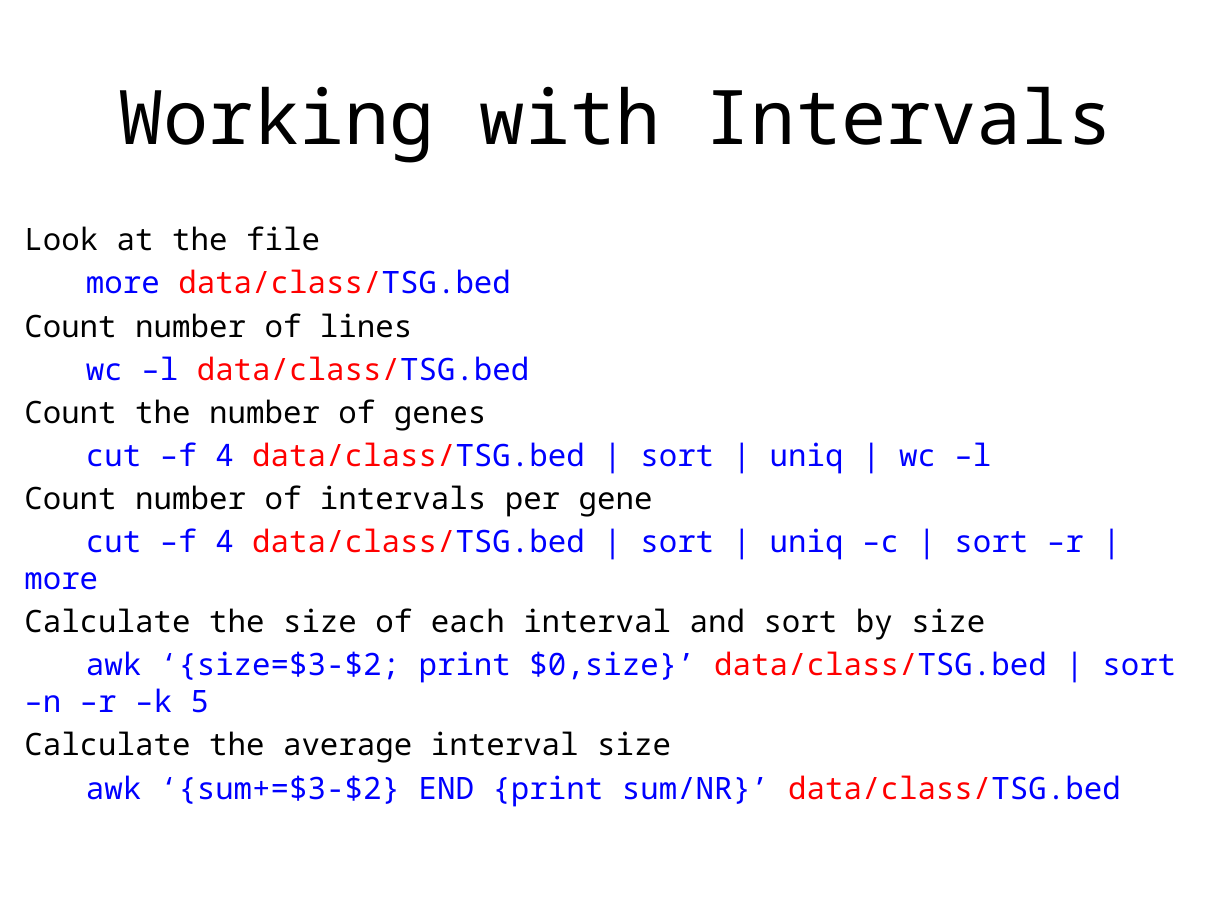
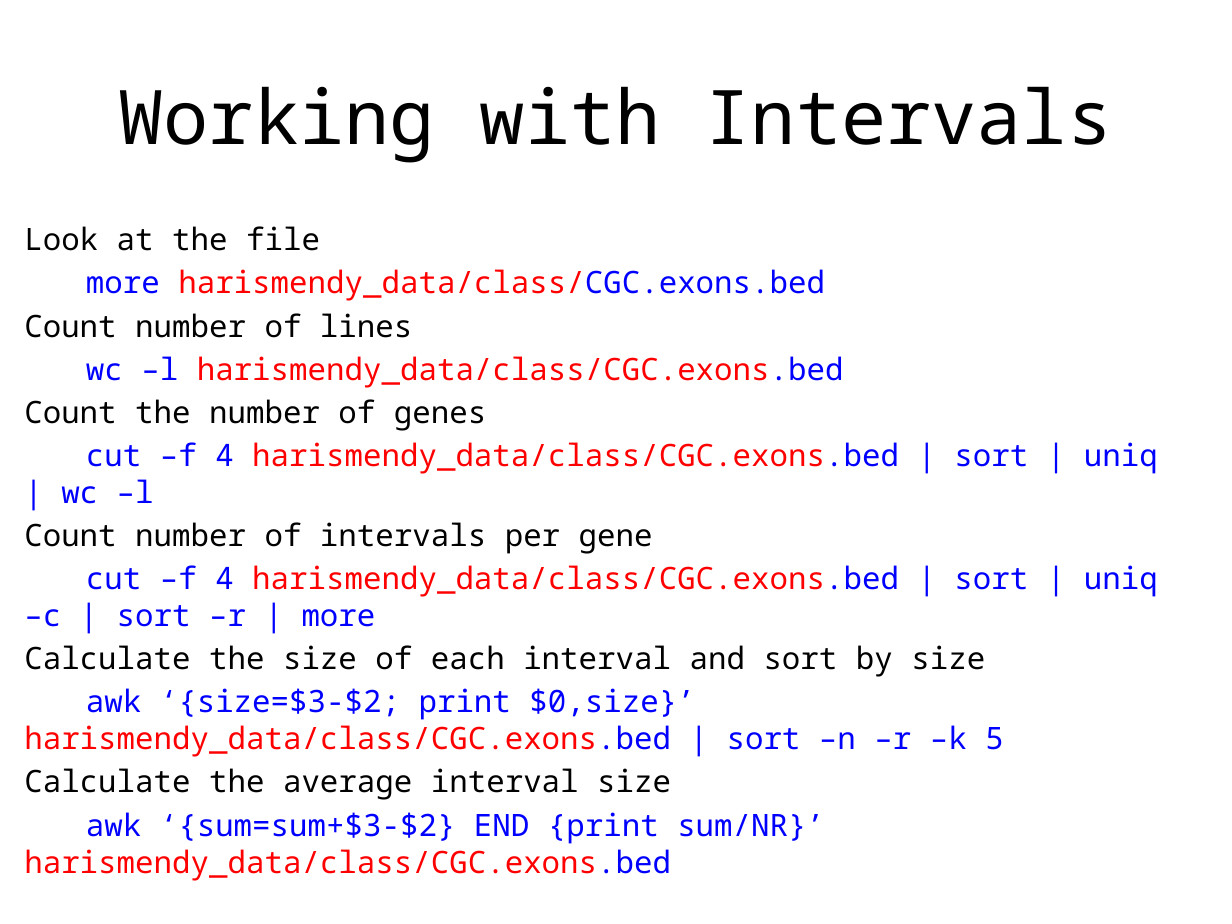
Before and after one commit to biom262/biom262-2016, a slide deck: slide 3 of weeks/week06/Practise_Day1.pptx. Drawn at 1232x924 pixels with LibreOffice and Linux fonts; fonts in the diff are those of the drawing. Boxes give left, top, right and bottom in pixels: in the first picture for what was removed or moved away, otherwise in the second. Text is boxed around its words. In the diff, an @@ line names an element or a change of style, - is before the commit and + after.

Commit message:
updating slides

```diff
--- a/weeks/week06/Practise_Day1.pptx
+++ b/weeks/week06/Practise_Day1.pptx
@@ text at [86, 269, 825, 301]: text changed; text colour #0000FF to #FF0000 @@
-more data/class/TSG.bed
+more harismendy_data/class/CGC.exons.bed
@@ text at [86, 356, 844, 388]: text changed; text colour #0000FF to #FF0000 @@
-wc –l data/class/TSG.bed
+wc –l harismendy_data/class/CGC.exons.bed
@@ text at [61, 442, 1158, 504]: text changed; text colour #0000FF to #FF0000 @@
-cut –f 4 data/class/TSG.bed | sort | uniq | wc –l
+cut –f 4 harismendy_data/class/CGC.exons.bed | sort | uniq | wc –l
@@ text at [24, 565, 1158, 627]: text changed @@
-cut –f 4 data/class/TSG.bed | sort | uniq –c | sort –r | more
+cut –f 4 harismendy_data/class/CGC.exons.bed | sort | uniq –c | sort –r | more
@@ text at [24, 688, 1003, 757]: text changed @@
-awk ‘{size=$3-$2; print $0,size}’ data/class/TSG.bed | sort –n –r –k 5
+awk ‘{size=$3-$2; print $0,size}’ harismendy_data/class/CGC.exons.bed | sort –n –r –k 5
@@ text at [86, 812, 825, 844]: text changed @@
-awk ‘{sum+=$3-$2} END {print sum/NR}’ data/class/TSG.bed
+awk ‘{sum=sum+$3-$2} END {print sum/NR}’ harismendy_data/class/CGC.exons.bed
```
Also in this commit, not shown: 8 other slides changed.
